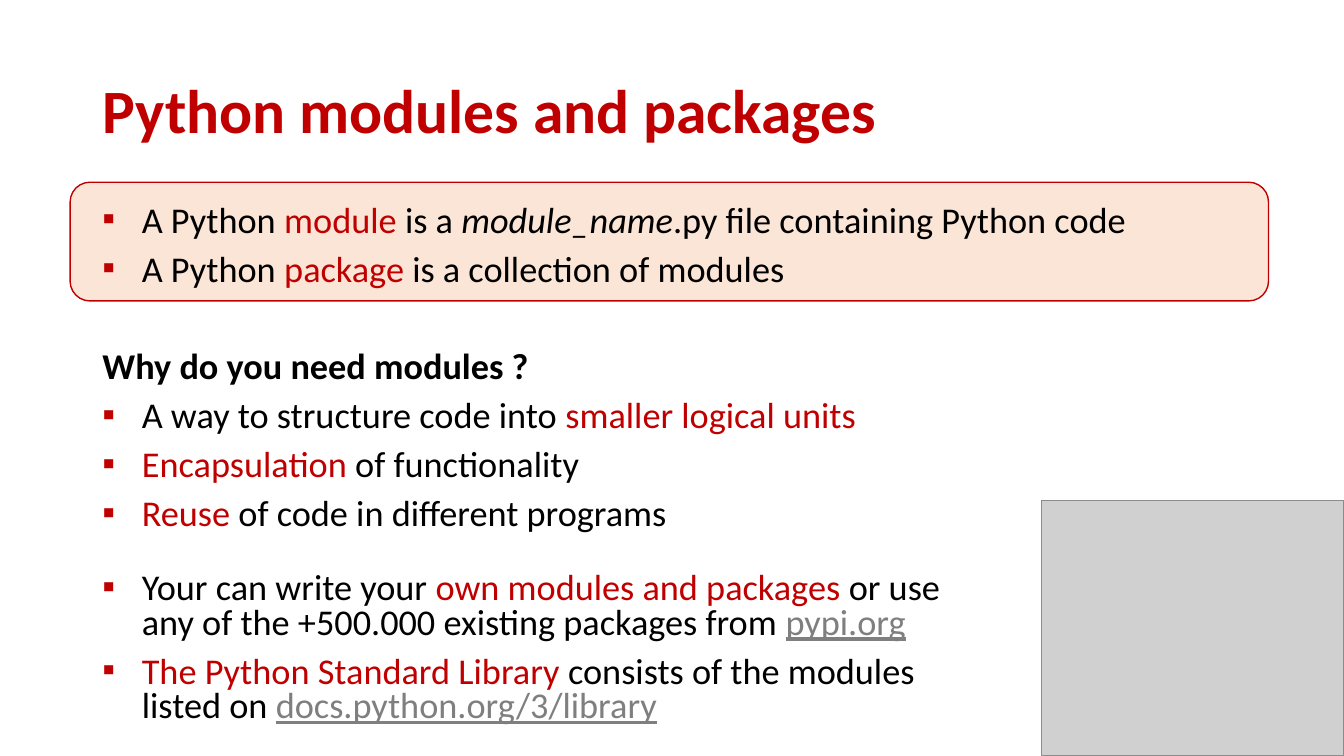
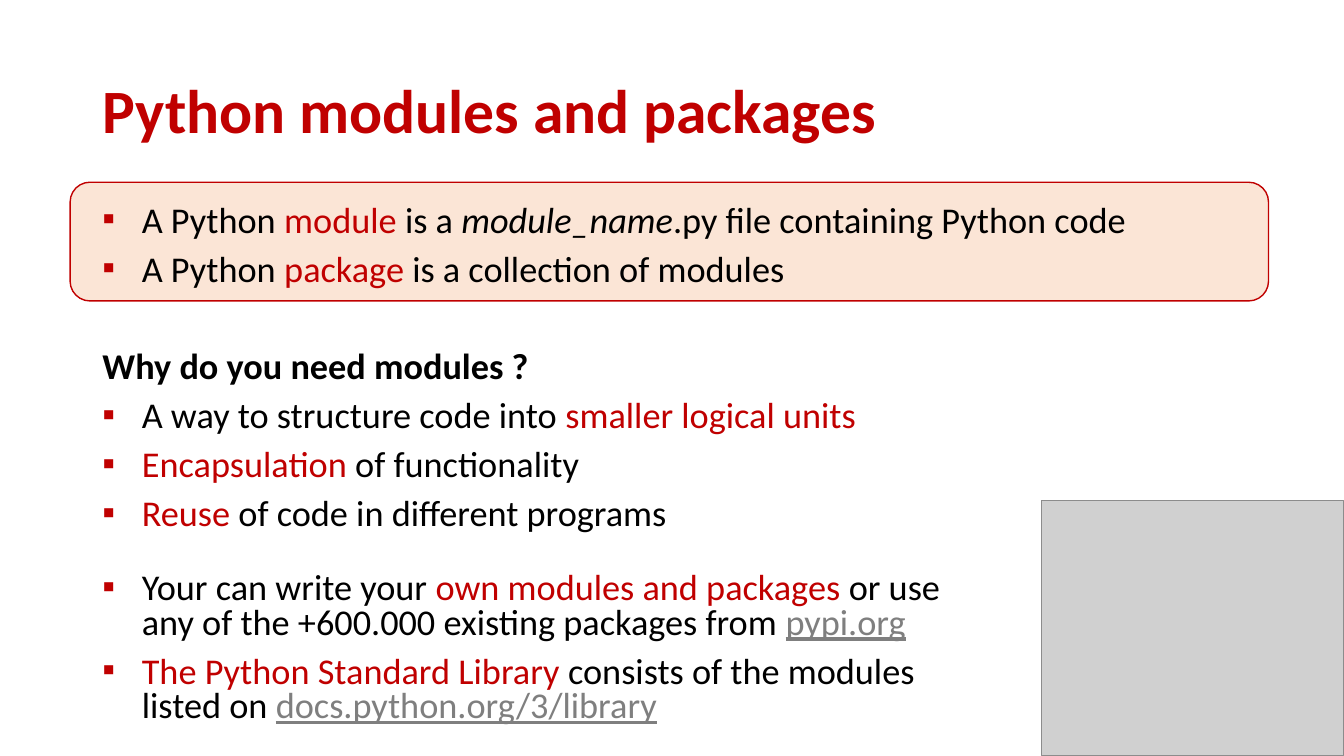
Before and after one commit to gsbrodal/gsbrodal.github.io, a slide deck: slide 2 of ipsa/slides/modules.pptx. Drawn at 1344x756 pixels with LibreOffice and Linux fonts; fonts in the diff are those of the drawing; grey boxes stand for pictures. Boxes give left, top, right and bottom in pixels: in the first picture for what was removed or moved away, otherwise in the second. Text is boxed around its words. In the diff, an @@ line names an element or a change of style, - is before the commit and + after.

Commit message:
all-slides.pdf code.zip generator.pdf generator.pptx modules.pdf modules.pptx numpy.pdf numpy.pptx

```diff
--- a/ipsa/slides/modules.pptx
+++ b/ipsa/slides/modules.pptx
@@ text at box(142, 574, 940, 642): text changed @@
-▪ Your can write your own modules and packages or use
-  any of the +500.000 existing packages from pypi.org
+▪ Your can write your own modules and packages or use
+  any of the +600.000 existing packages from pypi.org
```
Also in this commit, not shown: 3 other slides changed, 7 other files.
